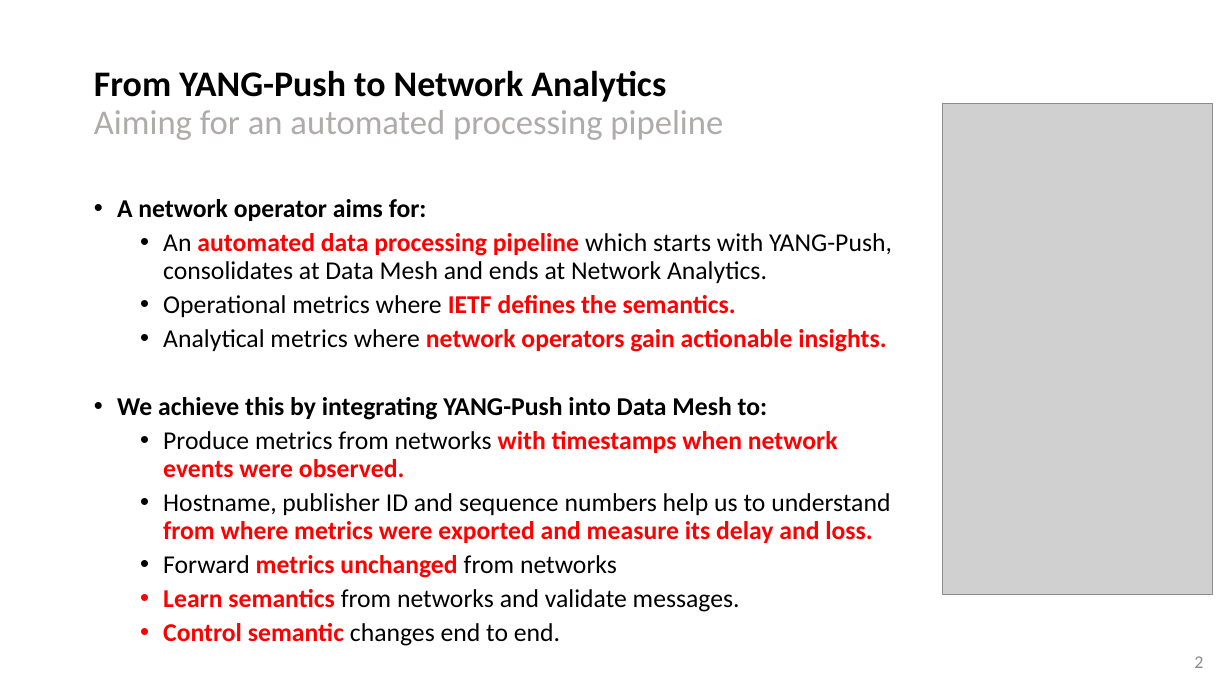
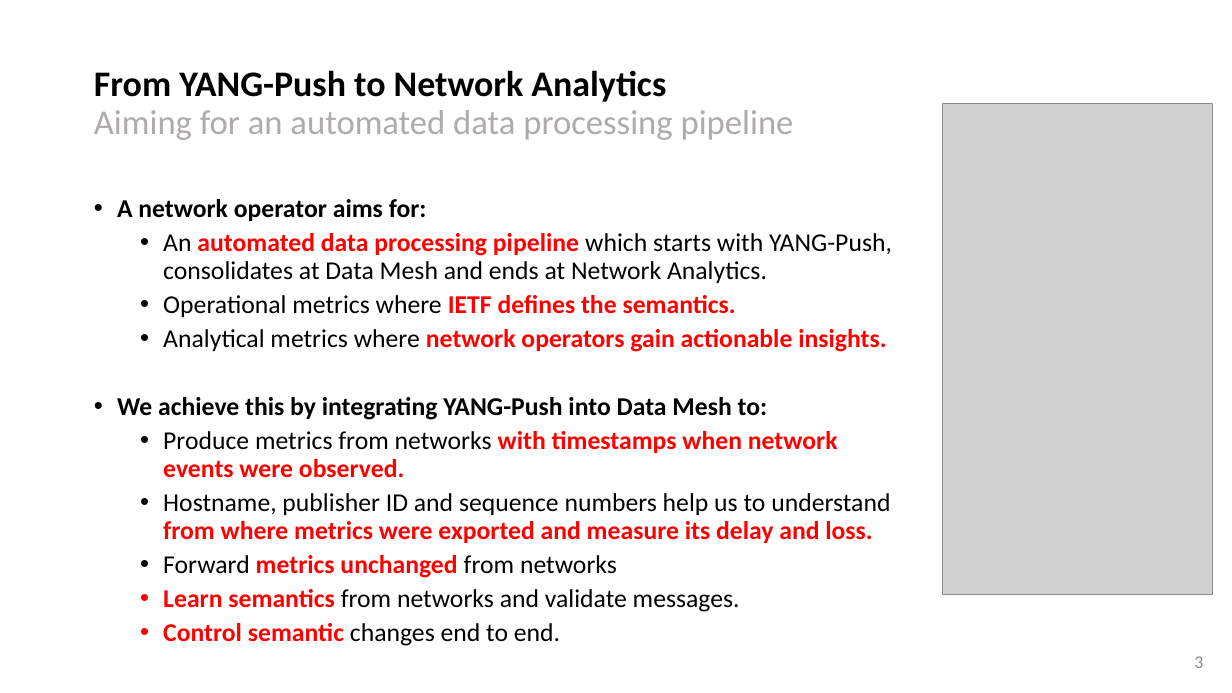
Before and after one commit to network-analytics/ietf-network-analytics-document-status, a slide deck: slide 3 of 120/NMOP/draft-ietf-nmop-yang-message-broker-integration.pptx (slide 2 before the commit). Drawn at 1232x693 pixels with LibreOffice and Linux fonts; fonts in the diff are those of the drawing; grey boxes stand for pictures. Boxes give left, top, right and bottom in pixels: in the first picture for what was removed or moved away, otherwise in the second. Text is boxed around its words. In the diff, an @@ line names an element or a change of style, - is before the commit and + after.

Commit message:
YANG-Push slides for netconf and nmop

```diff
--- a/120/NMOP/draft-ietf-nmop-yang-message-broker-integration.pptx
+++ b/120/NMOP/draft-ietf-nmop-yang-message-broker-integration.pptx
@@ title at box(94, 70, 794, 140): text changed @@
-From YANG-Push to Network Analytics
-Aiming for an automated processing pipeline
+From YANG-Push to Network Analytics
+Aiming for an automated data processing pipeline
@@ page number at box(1194, 656, 1203, 668): text changed @@
-2
+3
```
Also in this commit, not shown: 7 other slides changed, 7 slides added, 3 other files.
